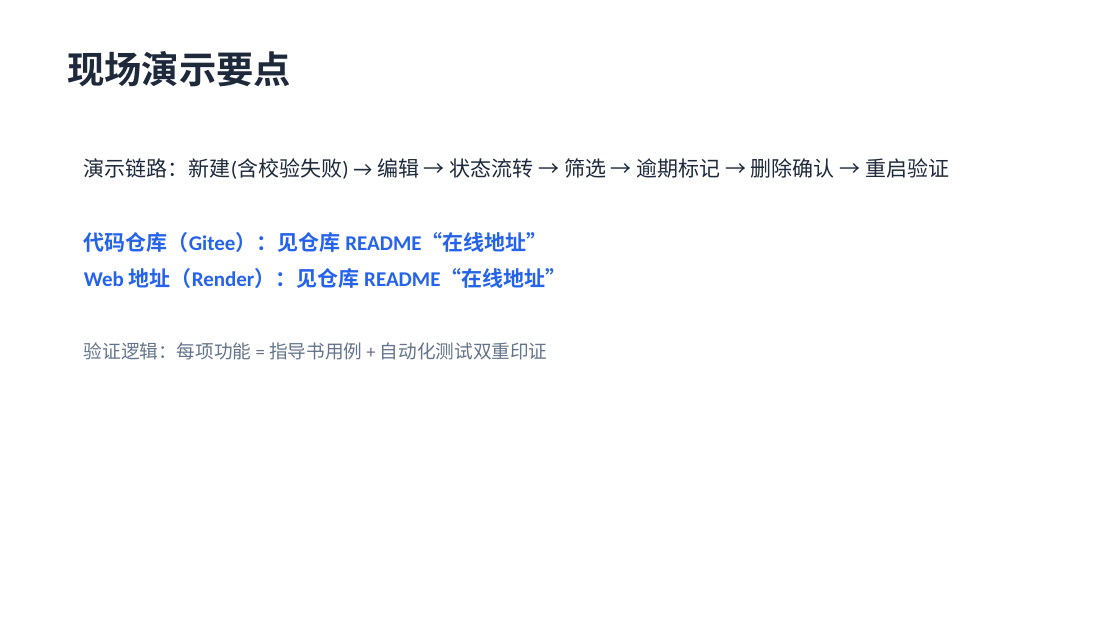
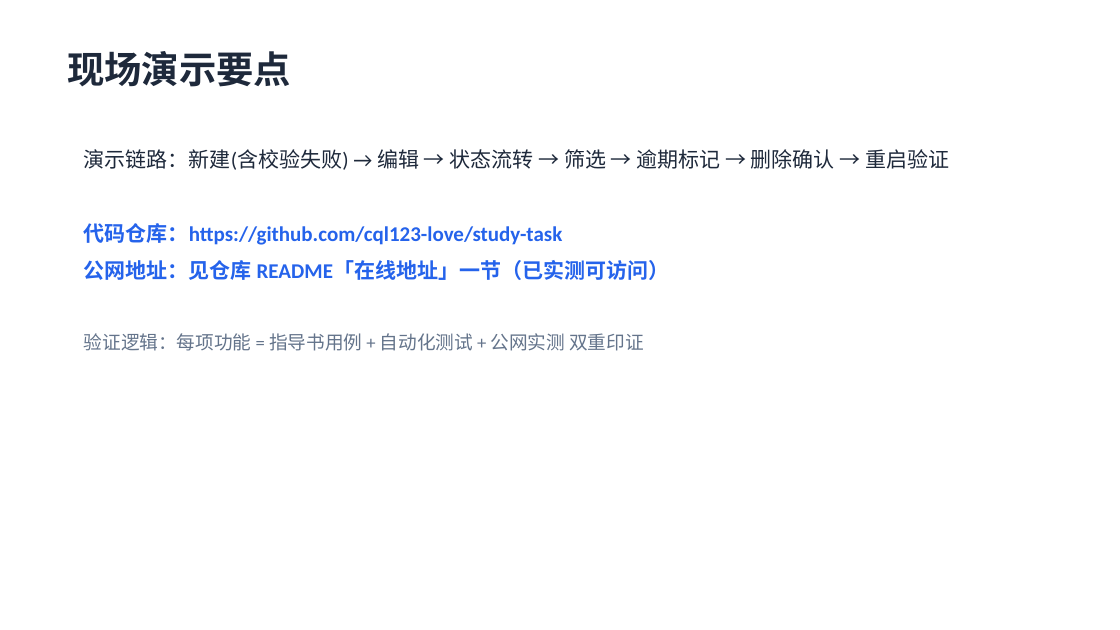
Before and after one commit to cql123-love/study-task, a slide deck: slide 7 of docs/实验一演示PPT.pptx. Drawn at 1120x630 pixels with LibreOffice and Linux fonts; fonts in the diff are those of the drawing. Boxes give left, top, right and bottom in pixels: in the first picture for what was removed or moved away, otherwise in the second. Text is boxed around its words. In the diff, an @@ line names an element or a change of style, - is before the commit and + after.

Commit message:
docs: 补充公网地址端到端实测记录（W1~W10）与第三个问题复盘
- 验收表新增公网实测附表：新建/校验/状态流转/统计/筛选/删除全链路
- AI_DEV_LOG 记录编码边界导致的假阳性缺陷及甄别过程
- 实验报告重排为三问题结构，补充公网实测与 SSH 通道选型
- 演示PPT 更新为三个问题 + 公网实测

```diff
--- a/docs/实验一演示PPT.pptx
+++ b/docs/实验一演示PPT.pptx
@@ text "演示链路：新建(含校验失败) → 编辑 → 状态流转 ...": place and size @@
-text "演示链路：新建(含校验失败) → 编辑 → 状态流转 ..." at bbox=[84, 158, 949, 360]
+text "演示链路：新建(含校验失败) → 编辑 → 状态流转 ..." at bbox=[84, 149, 949, 351]
@@ text at bbox=[84, 223, 669, 351]: text changed @@
-代码仓库（Gitee）：见仓库 README“在线地址”
-Web 地址（Render）：见仓库 README“在线地址”
-验证逻辑：每项功能 = 指导书用例 + 自动化测试双重印证
+代码仓库：https://github.com/cql123-love/study-task
+公网地址：见仓库 README「在线地址」一节（已实测可访问）
+验证逻辑：每项功能 = 指导书用例 + 自动化测试 + 公网实测 双重印证
```
Also in this commit, not shown: 5 other slides changed, 3 other files.
